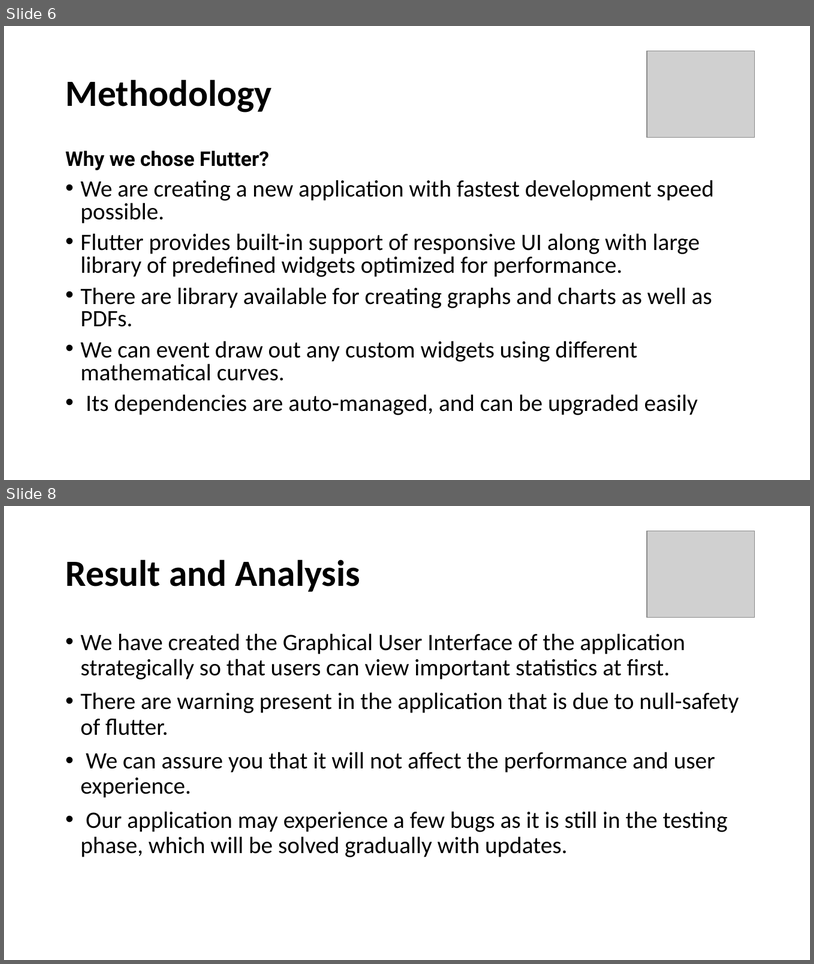
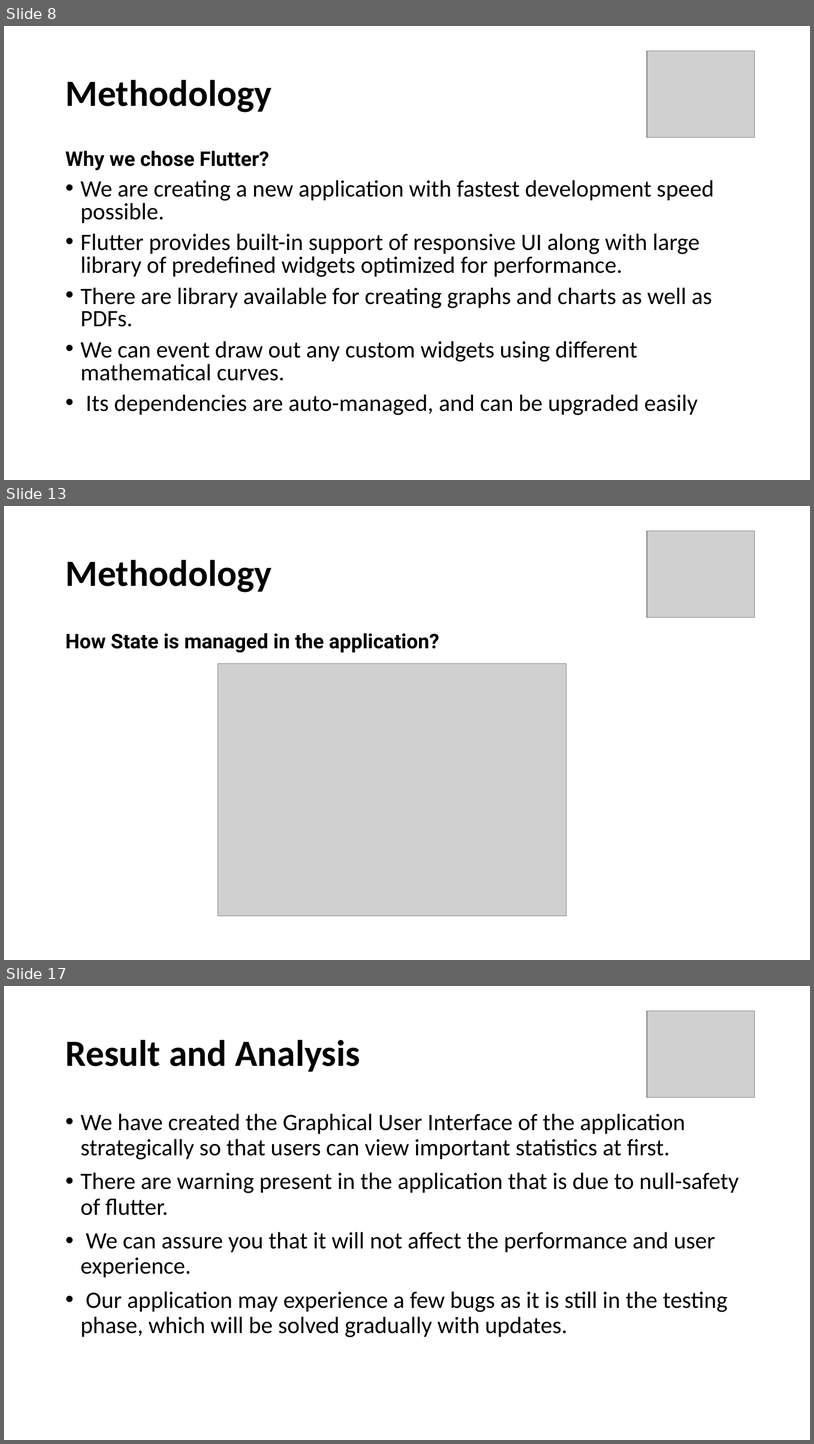
Before and after one commit to prskid1000/Fake-News, a slide deck: Internship.pptx. Shown one above the other, each under a label of ours: slides 6 and 8 before the commit, slides 8, 13 and 17 after it; the slides between them are not shown. The pictures are 814x964 and 814x1444 pixels, drawn with LibreOffice and Linux fonts; fonts in the diff are those of the drawing; grey boxes stand for pictures. Boxes give left, top, right and bottom in pixels: in the first picture for what was removed or moved away, otherwise in the second. Text is boxed around its words. In the diff, an @@ line names an element or a change of style, - is before the commit and + after.

```diff
--- a/Internship.pptx
+++ b/Internship.pptx
@@ slide 13 added at <box>4,506,810,960</box>, background #FFFFFF @@
@@ picture added at <box>648,531,755,618</box> @@
@@ title added at <box>65,559,272,592</box>, 44 pt, text #000000, bold @@
+Methodology
@@ text added at <box>65,633,440,652</box>, 24 pt, text #000000, bold @@
+How State is managed in the application?
@@ picture added at <box>218,664,567,916</box> @@
@@ what was slide 6 is now slide 8 @@
@@ what was slide 8 is now slide 17 @@
```
Also in this commit, not shown: 2 slides changed, 8 other slides added, 10 other files.
